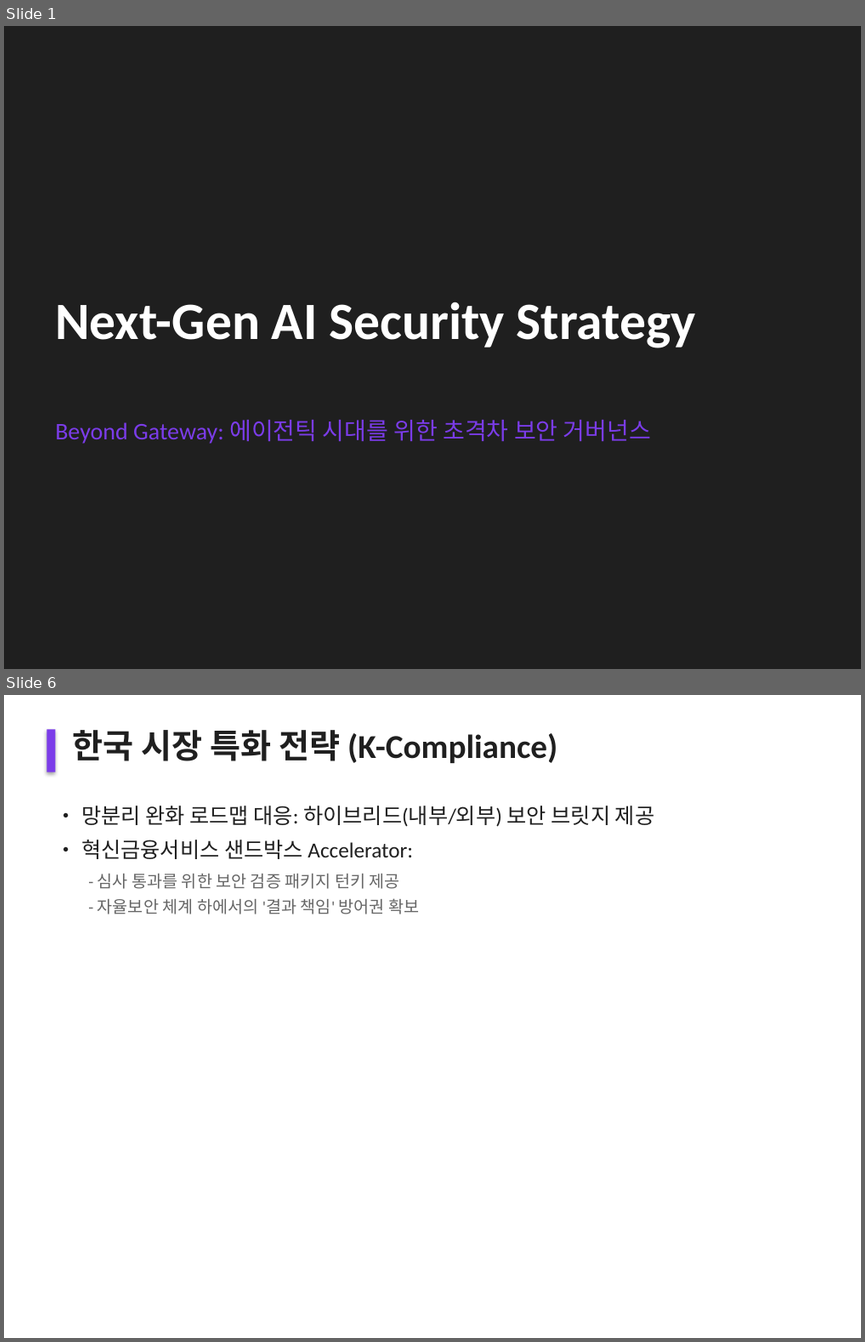
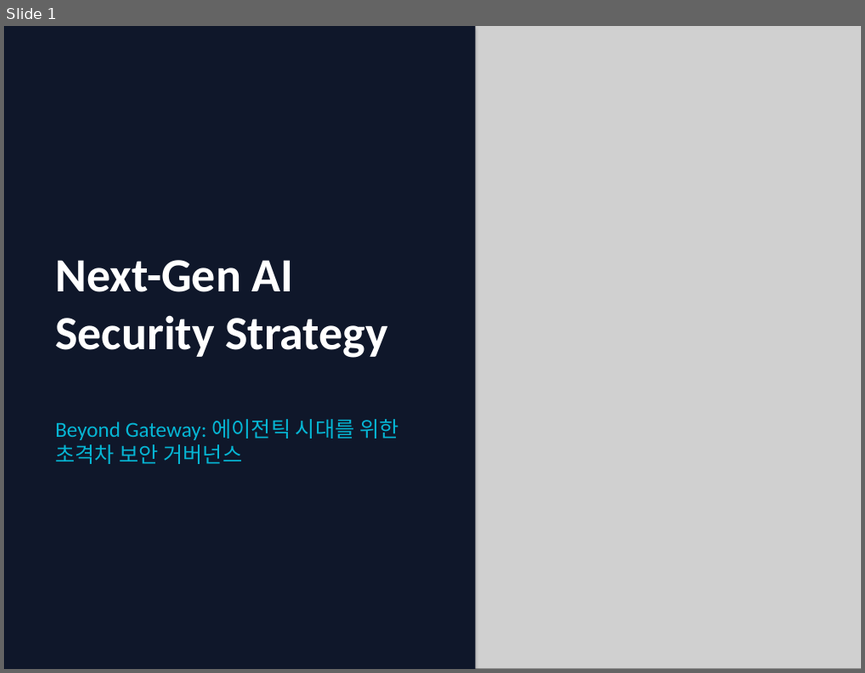
Before and after one commit to flyngcoq/ai_project, a slide deck: 40_Projects/Work/Safe_AI/Next_Gen_AI_Security_Strategy.pptx. Shown one above the other, each under a label of ours: slides 1 and 6 before the commit, slide 1 after it; the slides between them are not shown. The pictures are 865x1342 and 865x673 pixels, drawn with LibreOffice and Linux fonts; fonts in the diff are those of the drawing; grey boxes stand for pictures. Boxes give left, top, right and bottom in pixels: in the first picture for what was removed or moved away, otherwise in the second. Text is boxed around its words. In the diff, an @@ line names an element or a change of style, - is before the commit and + after.

```diff
--- a/40_Projects/Work/Safe_AI/Next_Gen_AI_Security_Strategy.pptx
+++ b/40_Projects/Work/Safe_AI/Next_Gen_AI_Security_Strategy.pptx
@@ slide 6 removed at box(4, 695, 861, 1338), background #FFFFFF @@
@@ rectangle removed at box(46, 729, 55, 772) @@
@@ text removed at box(72, 730, 557, 763) @@
-한국 시장 특화 전략 (K-Compliance)
@@ text removed at box(81, 805, 654, 827) @@
-• 망분리 완화 로드맵 대응: 하이브리드(내부/외부) 보안 브릿지 제공
@@ text removed at box(81, 839, 413, 859) @@
-• 혁신금융서비스 샌드박스 Accelerator:
@@ text removed at box(98, 873, 400, 889) @@
-- 심사 통과를 위한 보안 검증 패키지 턴키 제공
@@ text removed at box(98, 898, 419, 914) @@
-- 자율보안 체계 하에서의 '결과 책임' 방어권 확보
@@ slide 1 changed as well @@
@@ background #1F1F1F to #0F172A @@
@@ rectangle added at box(4, 26, 475, 669), fill #0F172A @@
@@ picture added at box(432, 26, 861, 669) @@
@@ text "Next-Gen AI Security Strategy": place and size @@
-text "Next-Gen AI Security Strategy" at box(55, 301, 696, 348)
+text "Next-Gen AI Security Strategy" at box(55, 260, 387, 358)
@@ text "Next-Gen AI Security Strategy" at box(55, 260, 387, 358): size 44 to 40 pt @@
@@ text "Beyond Gateway: 에이전틱 시대를 위한 ..." at box(55, 419, 398, 464): size 20 to 18 pt, text colour #7B3CE9 to #06B6D4 @@
```
Also in this commit, not shown: 3 other slides changed, 8 slides added, 8 other slides removed, 1 other file.
